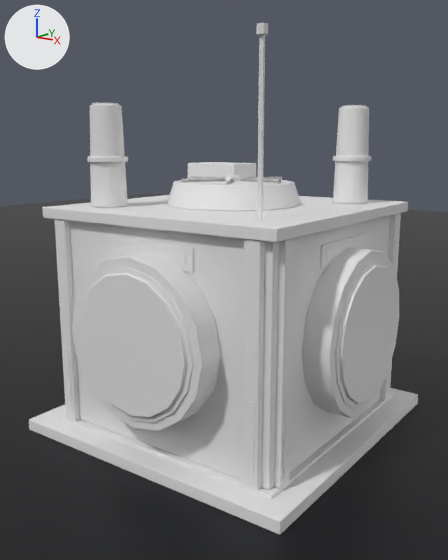
Before and after pictures for a commit that changed the Blender file design/campus/nodexeus-buildings.blend.
Before and after are seen from a 50 mm lens placed at (4.81, -6.79, 3.82), pointed at (-0.04, -0.16, 2.03). Lighting does not change. The marker at upper left points along +X, +Y and +Z. The picture after the commit comes second.

The scene before the commit, as lines of its bpy script (objects in view):
```python
me_ground = bpy.data.meshes.new('Ground')
me_ground.from_pydata([(-30.0, -30.0, 0.0), (-30.0, -30.0, 0.0), (-30.0, 30.0, 0.0), (-30.0, 30.0, 0.0), (30.0, -30.0, 0.0), (30.0, -30.0, 0.0), (30.0, 30.0, 0.0), (30.0, 30.0, 0.0)], [], [(0, 1, 3, 2), (2, 3, 7, 6), (6, 7, 5, 4), (4, 5, 1, 0), (2, 6, 4, 0), (7, 3, 1, 5)])
me_ground.materials.append(mat_stage_ground)  # black #27282b
me_pump = bpy.data.meshes.new('pump')
me_pump.from_pydata(...)  # 1460 vertices, 1172 faces; spans x -2.05..2.05, y -2.05..2.05, z 0.0..5.0
me_pump.materials.append(mat_nx_pump_baked)  # its picture is missing
ob_ground = bpy.data.objects.new('Ground', me_ground)
ob_ground.location = (0.0, 0.0, 0.0)
ob_pump = bpy.data.objects.new('pump', me_pump)
ob_pump.location = (0.0, 0.0, 0.0)
```
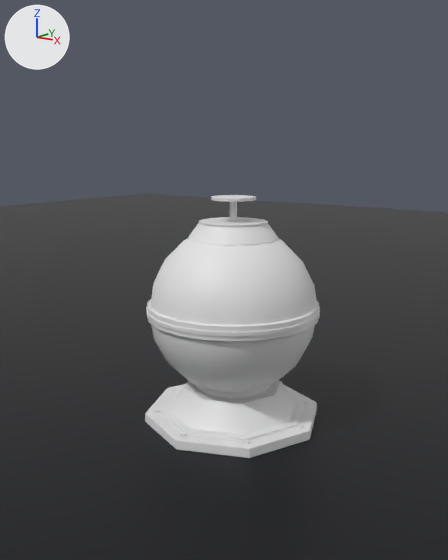
Edits to the scene script, one JSON object a line:
```json
{"op": "add", "block": "mat_nx_joint_baked", "code": ["mat_nx_joint_baked = principled_material('NX_joint_Baked')", "mat_nx_joint_baked.base_color = (0.8, 0.8, 0.8)  # white #e7e7e7"]}
{"op": "add", "block": "me_joint", "code": ["me_joint = bpy.data.meshes.new('joint')", "me_joint.from_pydata(...)  # 704 vertices, 576 faces; spans x -1.25..1.25, y -1.25..1.25, z 0.0..3.14", "me_joint.materials.append(mat_nx_joint_baked)  # its picture is missing"]}
{"op": "add", "block": "ob_pump", "code": "ob_pump.hide_set(True)  # its collection is switched off"}
{"op": "add", "block": "ob_joint", "code": ["ob_joint = bpy.data.objects.new('joint', me_joint)", "ob_joint.location = (0.0, 0.0, 0.0)"]}
```

Changed parts and their boxes (x1, y1, x2, y2) in the pictures (448 x 560 px):
```json
{"object": "pump", "change": "hidden", "before": [29, 23, 418, 535]}
{"object": "joint", "change": "added", "after": [145, 195, 320, 458]}
```
